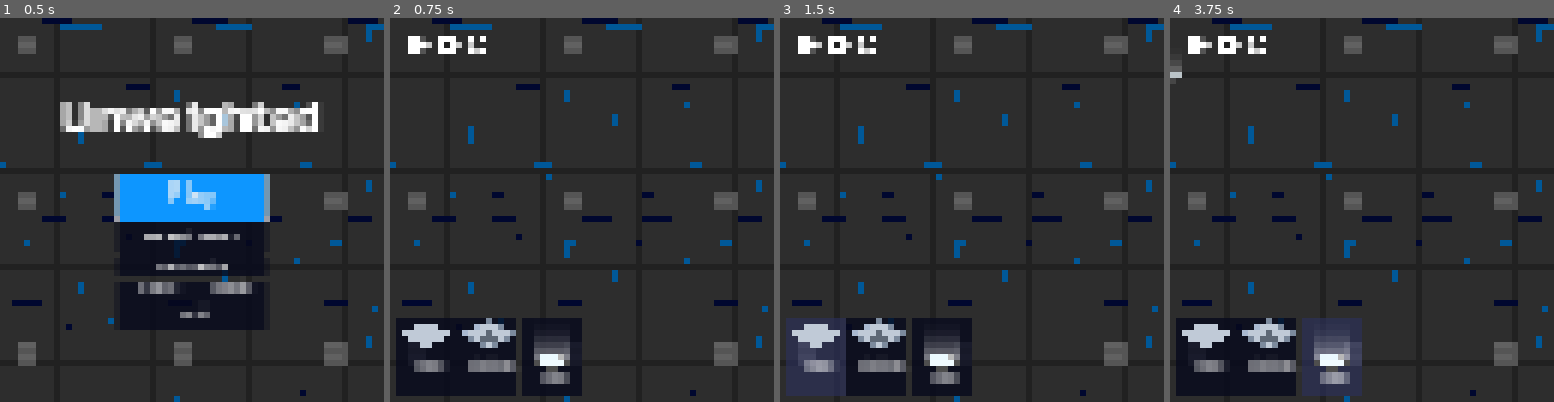
Above: before the commit, frames 1-4 (left to right).
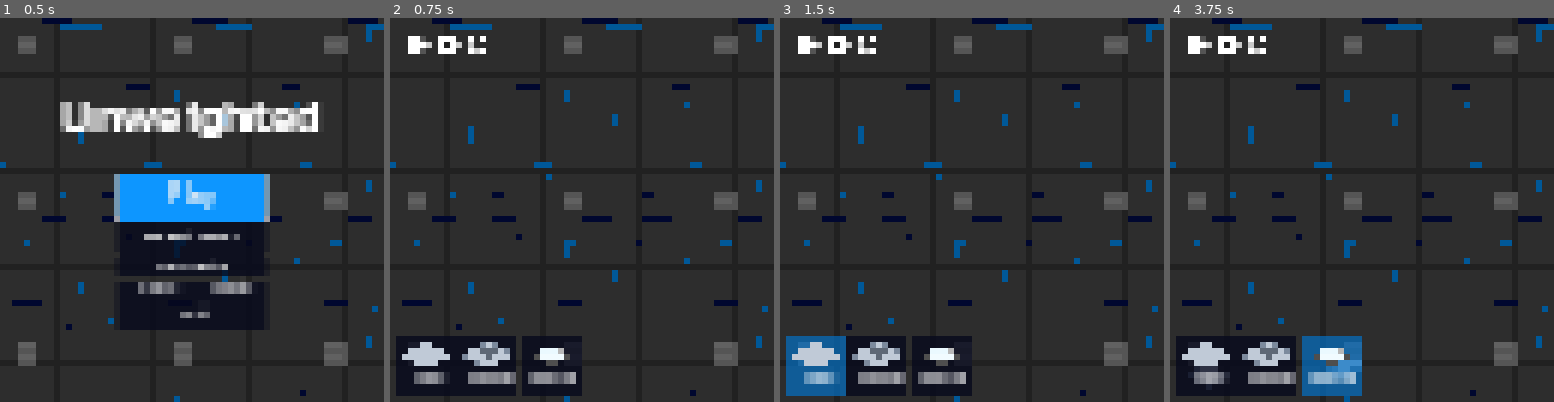
Above: after the commit, the same moments.

Repository: kdreese/gmtk-2022
Game: Godot game, scene res://src/states/menu.tscn
Two runs of this game, one before a commit and one after it. Both use one fixed random seed, a clock stepped at 60 frames per second and the inputs below.
Inputs (mouse positions are in pixels of both pictures, inside the frame that each line leads up to):
- Up to frame 1 (0.5 s): no input
- Up to frame 2 (0.75 s): click "Level Editor" at 0.5 s
- Up to frame 3 (1.5 s): click (814, 355) at 1.25 s, where only the run before the commit has a clickable "Floor"
- Up to frame 4 (3.75 s): click (1204, 367) at 2.02 s; click (1269, 367) at 2.77 s; click (1331, 355) at 3.5 s, where only the run before the commit has a clickable "Floor"

Frame 1 is identical in both runs. In frame 2, 5.3% of the frame differs, in the area x 1-50%, y 78-96%; in frame 3, 6.7%; in frame 4, 7.0%, in the area x 0-50%, y 10-99%.

Commit message:
Made buttons nicer, added some validation.

Diff:
--- a/resouces/default_theme.tres
+++ b/resouces/default_theme.tres
@@ -277,6 +277,20 @@
 content_margin_right = 8.0
 content_margin_bottom = 4.0
 bg_color = Color(0, 0.0156863, 0.14902, 0.741176)
+corner_radius_top_left = 3
+corner_radius_top_right = 3
+corner_radius_bottom_right = 3
+corner_radius_bottom_left = 3
+corner_detail = 5
+
+[sub_resource type="StyleBoxEmpty" id="StyleBoxEmpty_34pkk"]
+
+[sub_resource type="StyleBoxFlat" id="StyleBoxFlat_l0oii"]
+content_margin_left = 4.0
+content_margin_top = 4.0
+content_margin_right = 4.0
+content_margin_bottom = 4.0
+bg_color = Color(0.0156863, 0.439216, 0.768627, 0.701961)
 corner_radius_top_left = 3
 corner_radius_top_right = 3
 corner_radius_bottom_right = 3
@@ -316,3 +330,6 @@
 OptionButton/styles/normal_mirrored = SubResource("StyleBoxFlat_etubx")
 OptionButton/styles/pressed = SubResource("StyleBoxFlat_qk6f8")
 OptionButton/styles/pressed_mirrored = SubResource("StyleBoxFlat_2qiib")
+TileSelectButton/base_type = &"Button"
+TileSelectButton/styles/focus = SubResource("StyleBoxEmpty_34pkk")
+TileSelectButton/styles/pressed = SubResource("StyleBoxFlat_l0oii")
--- a/src/levels/level.gd
+++ b/src/levels/level.gd
@@ -271,38 +271,52 @@
 				return Vector3i()
 
 
-func save_level_data() -> PackedByteArray:
+## Save level data to a PackedByteArray
+## This function returns an array. The first element is a bool that is true if the function was
+## successful. If the value is true, then the second element in the array is the PackedByteArray
+## containing the level data.
+##
+## If the first element of the array is false, the second element is a String containing the reason
+## for the failure.
+func save_level_data() -> Array:
 	var output := PackedByteArray()
 	# Allocate 6 bytes for the start coord, end coord, and max/min values.
 	output.resize(6)
 	var cursor := 0
 
 	var start_tiles := tile_map.get_used_cells_by_id(0, 1) as Array[Vector2i]
+	if len(start_tiles) == 0:
+		return [false, "Level does not have a start tile."]
 	if len(start_tiles) > 1:
-		push_error("Level has more than one start tile.")
-		return PackedByteArray()
+		return [false, "Level has more than one start tile."]
 
 	output.encode_s8(cursor, start_tiles[0].x)
 	cursor += 1
 	output.encode_s8(cursor, start_tiles[0].y)
 	cursor += 1
 
-	var level_end := objects.get_node("LevelEnd")
-
-	var finish_tile := tile_map.local_to_map(level_end.position + Vector2(0, 16)) as Vector2i
+	var level_ends := objects.get_children().filter(
+		func is_level_end(x): return x.get_object_type() == "LevelEnd"
+	)
+	if len(level_ends) == 0:
+		return [false, "Level does not contain a finish tile."]
+	elif len(level_ends) > 1:
+		return [false, "Level has more than one finish tile."]
+
+	var finish_tile := tile_map.local_to_map(level_ends[0].position + Vector2(0, 16)) as Vector2i
 
 	output.encode_s8(cursor, finish_tile.x)
 	cursor += 1
 	output.encode_s8(cursor, finish_tile.y)
 	cursor += 1
 
-	output.encode_s8(cursor, level_end.minimum_weight)
-	cursor += 1
-	output.encode_s8(cursor, level_end.maximum_weight)
+	output.encode_s8(cursor, level_ends[0].minimum_weight)
+	cursor += 1
+	output.encode_s8(cursor, level_ends[0].maximum_weight)
 	cursor += 1
 
 	# Remove the level end from the objects to avoid processing it again later.
-	objects.remove_child(level_end)
+	objects.remove_child(level_ends[0])
 
 	var normal_tiles := tile_map.get_used_cells_by_id(0, 0) as Array[Vector2i]
 	# The finish tile always has a normal tile underneath it.
@@ -388,7 +402,7 @@
 	while output.size() % 3 != 0:
 		output.push_back(0)
 
-	return output
+	return [true, output]
 
 
 func place_tile(coords: Vector2i, layer: int = 0) -> void:
--- a/src/objects/gate.gd
+++ b/src/objects/gate.gd
@@ -2,15 +2,19 @@
 extends Node2D
 
 
-var tile_map: TileMap
+var tile_map: TileMap = null
 var grid_coords: Vector2
 
 @export var is_open: bool
 
 # Called when the node enters the scene tree for the first time.
 func _ready() -> void:
+	if tile_map == null:
+		push_error("TileMap not set for gate '%s'" % name)
+		return
+
 	update_animation_speed()
-	tile_map = find_parent("*Level").get_node("TileMap")
+
 	grid_coords = tile_map.local_to_map(position)
 	if is_open:
 		$AnimatedSprite2D.play("opened")
--- a/src/states/game.gd
+++ b/src/states/game.gd
@@ -61,8 +61,12 @@
 	level = level_scene.instantiate() as Level
 	add_child(level)
 	# Reload the level data to hook up all the right signals.
-	var data := level.save_level_data()
-	level.load_level_data(data)
+	var result := level.save_level_data()
+	if not result[0]:
+		push_error("Could not save level data.")
+		return
+
+	level.load_level_data(result[1])
 	_load_level_internal()
 
 
--- a/src/states/level_editor.gd
+++ b/src/states/level_editor.gd
@@ -11,7 +11,7 @@
 }
 
 ## The object that we are placing
-var object_to_place: int = NORMAL_TILE
+var object_to_place: int = NOTHING
 
 ## The level we are currently editing
 var level: Level = null
@@ -21,14 +21,21 @@
 
 ## The object we are placing, if not a tile.
 var current_object: Node2D = null
-
 ## The position offset from tile center of the current object.
 var current_object_offset: Vector2 = Vector2(0, 0)
+
+var tile_button_group: ButtonGroup
 
 # Called when the node enters the scene tree for the first time.
 func _ready() -> void:
 	level = preload("res://src/levels/level.tscn").instantiate() as Level
 	add_child(level)
+
+	tile_button_group = ButtonGroup.new()
+	tile_button_group.allow_unpress = true
+
+	for button in %TileSelector/S/H.get_children() as Array[TileSelectButton]:
+		button.button_group = tile_button_group
 
 
 func _input(event: InputEvent) -> void:
@@ -68,7 +75,11 @@
 		level.place_tile(coords, 1)
 		level.tile_map.set_cell(1, coords, 1, Vector2i(0, 0))
 	elif object_to_place == FINISH_PAD:
-		current_object.position = level.tile_map.map_to_local(coords) + current_object_offset
+		if level.tile_map.get_cell_source_id(0, coords) == 0:
+			current_object.modulate = Color(1.0, 1.0, 1.0, 0.75)
+			current_object.position = level.tile_map.map_to_local(coords) + current_object_offset
+		else:
+			current_object.modulate = Color.TRANSPARENT
 
 
 func place_object(coords: Vector2i) -> void:
@@ -77,12 +88,13 @@
 	elif object_to_place == START_TILE:
 		level.place_tile(coords)
 		level.tile_map.set_cell(0, coords, 1, Vector2i(0, 0))
+		tile_button_group.get_pressed_button().button_pressed = false
 	elif object_to_place == FINISH_PAD:
-		current_object.position = level.tile_map.map_to_local(coords) + current_object_offset
-		current_object.modulate = Color.WHITE
-		current_object = preload("res://src/objects/level_end.tscn").instantiate() as LevelEnd
-		current_object.modulate = Color(1.0, 1.0, 1.0, 0.75)
-		level.objects.add_child(current_object)
+		if level.tile_map.get_cell_source_id(0, coords) == 0:
+			current_object.position = level.tile_map.map_to_local(coords) + current_object_offset
+			current_object.modulate = Color.WHITE
+			current_object = null
+			tile_button_group.get_pressed_button().button_pressed = false
 
 
 func free_current_object():
@@ -92,24 +104,32 @@
 		current_object = null
 
 
-func button_selected(idx: int) -> void:
+func button_toggled(toggled_on: bool, idx: int) -> void:
 	free_current_object()
 
-	object_to_place = idx
-	if object_to_place == FINISH_PAD:
-		current_object = preload("res://src/objects/level_end.tscn").instantiate() as LevelEnd
-		current_object_offset = Vector2(0, -16)
-		current_object.modulate = Color(1.0, 1.0, 1.0, 0.75)
-		level.objects.add_child(current_object)
+	if toggled_on:
+		object_to_place = idx
+		if object_to_place == FINISH_PAD:
+			current_object = preload("res://src/objects/level_end.tscn").instantiate() as LevelEnd
+			current_object_offset = Vector2(0, -16)
+			current_object.modulate = Color.TRANSPARENT
+			level.objects.add_child(current_object)
+	else:
+		object_to_place = NOTHING
+
 
 func play_level() -> void:
 	free_current_object()
-	var data := level.save_level_data()
+	var result := level.save_level_data()
+	if not result[0]:
+		%PopupPanel.dialog_text = result[1]
+		%PopupPanel.popup_centered()
+		return
 	var game := preload("res://src/states/game.tscn").instantiate() as Game
 	get_tree().get_root().add_child(game)
 	get_tree().set_current_scene(game)
 	get_tree().get_root().remove_child(self)
-	game.play_level_from_string(Utils.b64_encode(data))
+	game.play_level_from_string(Utils.b64_encode(result[1]))
 
 
 func show_options() -> void:
--- a/src/states/level_editor.tscn
+++ b/src/states/level_editor.tscn
@@ -8,8 +8,9 @@
 [ext_resource type="Texture2D" uid="uid://bob6r2wmu057x" path="res://assets/ui/restart_icon.png" id="5_wnxw5"]
 [ext_resource type="Texture2D" uid="uid://dq45l34jae3fo" path="res://assets/tiles/base_tile.png" id="6_87l6y"]
 [ext_resource type="Texture2D" uid="uid://ccyrohf4pm62" path="res://assets/tiles/background.png" id="6_h0qud"]
+[ext_resource type="PackedScene" uid="uid://cfuoi46x5uk41" path="res://src/states/ui/tile_select_button.tscn" id="6_hbphg"]
+[ext_resource type="Texture2D" uid="uid://dgrlucsbwni0c" path="res://assets/objects/finish_pad_icon.png" id="8_8rank"]
 [ext_resource type="Texture2D" uid="uid://57fgilevdwgm" path="res://assets/tiles/start_tile.png" id="8_aqdsn"]
-[ext_resource type="Texture2D" uid="uid://dnr6wlqx5dsyc" path="res://assets/objects/finish_pad.png" id="9_5lnbl"]
 
 [node name="LevelEditor" type="Node2D"]
 script = ExtResource("1_dmuef")
@@ -90,9 +91,15 @@
 tooltip_text = "Play Level"
 texture_normal = ExtResource("5_wnxw5")
 
+[node name="PopupPanel" type="AcceptDialog" parent="CanvasLayer/UI"]
+unique_name_in_owner = true
+title = "Error"
+initial_position = 2
+size = Vector2i(300, 200)
+
 [node name="TileSelector" type="MarginContainer" parent="CanvasLayer"]
 unique_name_in_owner = true
-custom_minimum_size = Vector2(2.08165e-12, 150)
+custom_minimum_size = Vector2(2.08165e-12, 120)
 anchors_preset = 12
 anchor_top = 1.0
 anchor_right = 1.0
@@ -112,32 +119,20 @@
 layout_mode = 2
 size_flags_vertical = 3
 
-[node name="Button" type="Button" parent="CanvasLayer/TileSelector/S/H"]
-custom_minimum_size = Vector2(100, 100)
+[node name="TileSelectButton" parent="CanvasLayer/TileSelector/S/H" instance=ExtResource("6_hbphg")]
 layout_mode = 2
-text = "Floor"
-icon = ExtResource("6_87l6y")
-icon_alignment = 1
-vertical_icon_alignment = 0
-expand_icon = true
+action_mode = 0
+texture = ExtResource("6_87l6y")
+button_text = "Floor"
 
-[node name="Button2" type="Button" parent="CanvasLayer/TileSelector/S/H"]
-custom_minimum_size = Vector2(100, 100)
+[node name="TileSelectButton2" parent="CanvasLayer/TileSelector/S/H" instance=ExtResource("6_hbphg")]
 layout_mode = 2
-text = "Start Tile"
-icon = ExtResource("8_aqdsn")
-icon_alignment = 1
-vertical_icon_alignment = 0
-expand_icon = true
+texture = ExtResource("8_aqdsn")
 
-[node name="Button3" type="Button" parent="CanvasLayer/TileSelector/S/H"]
-custom_minimum_size = Vector2(100, 100)
+[node name="TileSelectButton3" parent="CanvasLayer/TileSelector/S/H" instance=ExtResource("6_hbphg")]
 layout_mode = 2
-text = "Floor"
-icon = ExtResource("9_5lnbl")
-icon_alignment = 1
-vertical_icon_alignment = 0
-expand_icon = true
+texture = ExtResource("8_8rank")
+button_text = "Finish Tile"
 
 [node name="OptionsMenu" parent="CanvasLayer" instance=ExtResource("5_8fy68")]
 unique_name_in_owner = true
@@ -158,7 +153,7 @@
 [connection signal="pressed" from="CanvasLayer/UI/H/MenuButton" to="." method="go_to_menu"]
 [connection signal="pressed" from="CanvasLayer/UI/H/OptionsButton" to="." method="show_options"]
 [connection signal="pressed" from="CanvasLayer/UI/H/PlayButton" to="." method="play_level"]
-[connection signal="pressed" from="CanvasLayer/TileSelector/S/H/Button" to="." method="button_selected" binds= [1]]
-[connection signal="pressed" from="CanvasLayer/TileSelector/S/H/Button2" to="." method="button_selected" binds= [2]]
-[connection signal="pressed" from="CanvasLayer/TileSelector/S/H/Button3" to="." method="button_selected" binds= [3]]
+[connection signal="toggled" from="CanvasLayer/TileSelector/S/H/TileSelectButton" to="." method="button_toggled" binds= [1]]
+[connection signal="toggled" from="CanvasLayer/TileSelector/S/H/TileSelectButton2" to="." method="button_toggled" binds= [2]]
+[connection signal="toggled" from="CanvasLayer/TileSelector/S/H/TileSelectButton3" to="." method="button_toggled" binds= [3]]
 [connection signal="options_exited" from="CanvasLayer/OptionsMenu" to="." method="options_exited"]
--- /dev/null
+++ b/src/states/ui/tile_select_button.gd
@@ -0,0 +1,16 @@
+@tool
+class_name TileSelectButton
+extends Button
+
+@export var texture: Texture2D
+@export var button_text: String
+
+# Called when the node enters the scene tree for the first time.
+func _ready() -> void:
+	%TextureRect.texture = texture
+	%Label.text = button_text
+
+func _process(_delta: float) -> void:
+	if Engine.is_editor_hint():
+		%TextureRect.texture = texture
+		%Label.text = button_text
--- /dev/null
+++ b/src/states/ui/tile_select_button.tscn
@@ -0,0 +1,43 @@
+[gd_scene load_steps=4 format=3 uid="uid://cfuoi46x5uk41"]
+
+[ext_resource type="Theme" uid="uid://cebef7ax6hl5m" path="res://resouces/default_theme.tres" id="1_piuil"]
+[ext_resource type="Script" path="res://src/states/ui/tile_select_button.gd" id="1_whyu0"]
+[ext_resource type="Texture2D" uid="uid://bueriwldj70x7" path="res://assets/objects/gate_0.png" id="2_bqsjo"]
+
+[node name="TileSelectButton" type="Button"]
+custom_minimum_size = Vector2(100, 100)
+size_flags_horizontal = 0
+size_flags_vertical = 0
+theme = ExtResource("1_piuil")
+theme_type_variation = &"TileSelectButton"
+toggle_mode = true
+script = ExtResource("1_whyu0")
+texture = ExtResource("2_bqsjo")
+button_text = "Start Tile"
+
+[node name="MarginContainer" type="MarginContainer" parent="."]
+custom_minimum_size = Vector2(100, 100)
+layout_mode = 0
+offset_right = 40.0
+offset_bottom = 40.0
+theme_override_constants/margin_left = 5
+theme_override_constants/margin_top = 5
+theme_override_constants/margin_right = 5
+theme_override_constants/margin_bottom = 5
+
+[node name="VBoxContainer" type="VBoxContainer" parent="MarginContainer"]
+layout_mode = 2
+
+[node name="TextureRect" type="TextureRect" parent="MarginContainer/VBoxContainer"]
+unique_name_in_owner = true
+layout_mode = 2
+size_flags_vertical = 3
+texture = ExtResource("2_bqsjo")
+stretch_mode = 5
+
+[node name="Label" type="Label" parent="MarginContainer/VBoxContainer"]
+unique_name_in_owner = true
+layout_mode = 2
+text = "Start Tile"
+horizontal_alignment = 1
+clip_text = true
Binary file added: assets/objects/finish_pad_icon.png
Not shown, added: assets/objects/finish_pad_icon.png.import
Not shown: 1 places in resouces/default_theme.tres that only renumber resources
Not shown: 1 places in src/states/level_editor.tscn that only renumber resources
